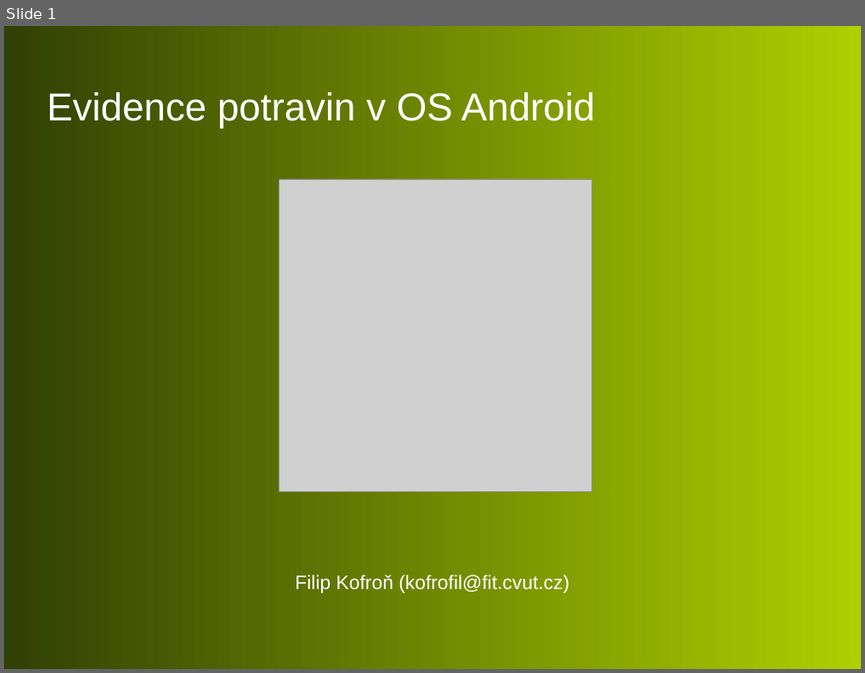
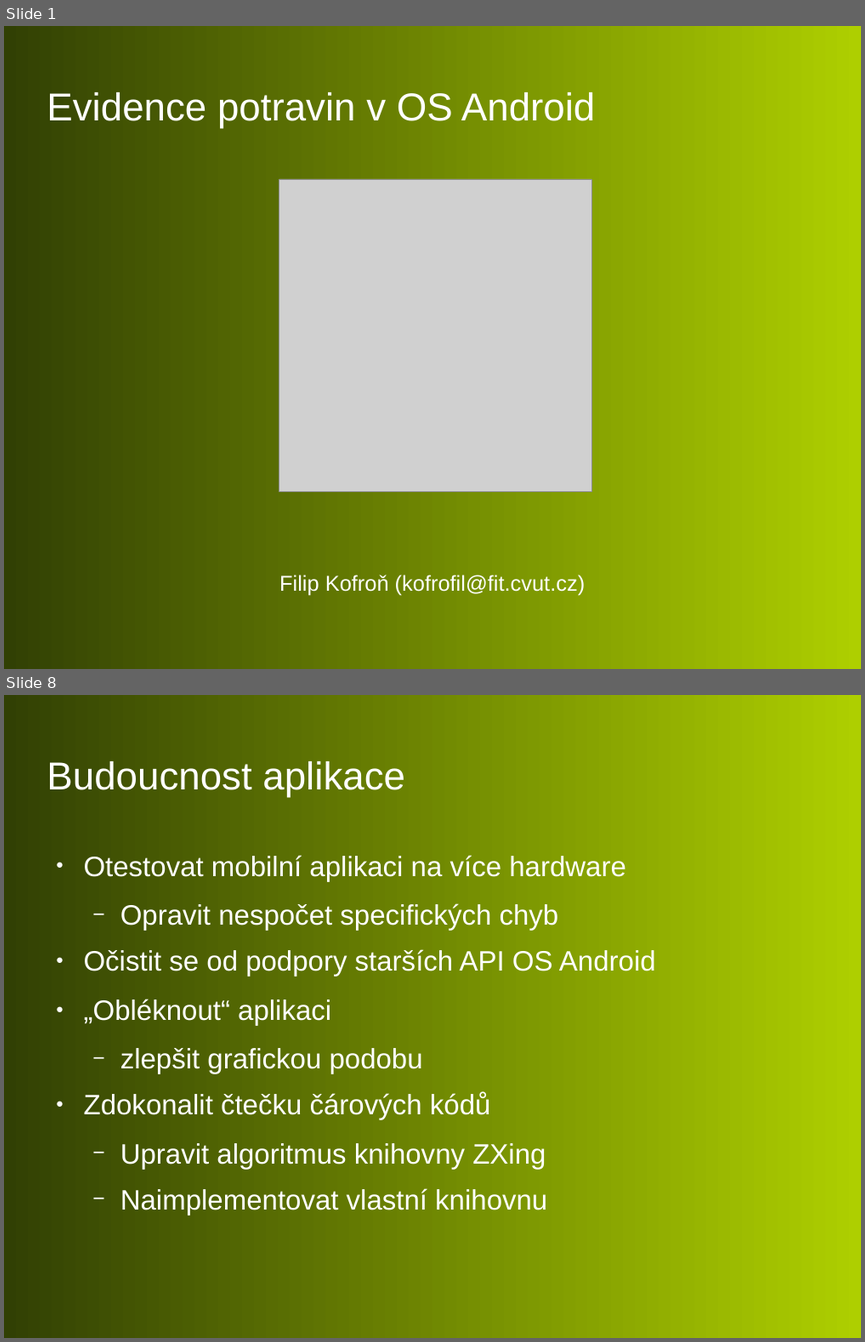
Before and after one commit to filipkofron/finals, a slide deck: obhajoba_filip_kofron.odp. Shown one above the other, each under a label of ours: slide 1 before the commit, slides 1 and 8 after it; the slides between them are not shown. The pictures are 865x673 and 865x1342 pixels, drawn with LibreOffice and Linux fonts; fonts in the diff are those of the drawing; grey boxes stand for pictures; background and template pictures are left out. Boxes give left, top, right and bottom in pixels: in the first picture for what was removed or moved away, otherwise in the second. Text is boxed around its words. In the diff, an @@ line names an element or a change of style, - is before the commit and + after.

```diff
--- a/obhajoba_filip_kofron.odp
+++ b/obhajoba_filip_kofron.odp
@@ slide 8 added at [4, 695, 861, 1338], background picture (left out) @@
@@ title added at [46, 761, 405, 798], 36 pt, text #FFFFFF @@
+Budoucnost aplikace
@@ text added at [84, 855, 656, 1215], 26 pt, text #FFFFFF @@
+● Otestovat mobilní aplikaci na více hardware
+  − Opravit nespočet specifických chyb
+● Očistit se od podpory starších API OS Android
+● „Obléknout“ aplikaci
+  − zlepšit grafickou podobu
+● Zdokonalit čtečku čárových kódů
+  − Upravit algoritmus knihovny ZXing
+  − Naimplementovat vlastní knihovnu
@@ slide 1 changed as well @@
@@ text "Filip Kofroň (kofrofil@fit.cvut.cz)" at [279, 574, 585, 596]: size 18 to 20 pt @@
```
Also in this commit, not shown: 6 other slides added.
